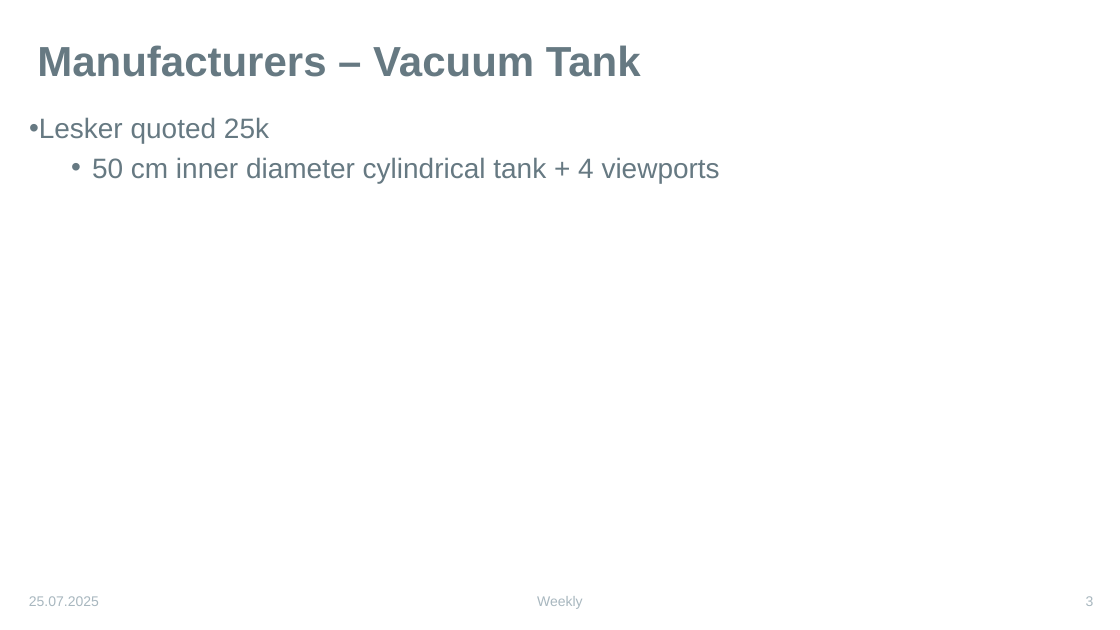
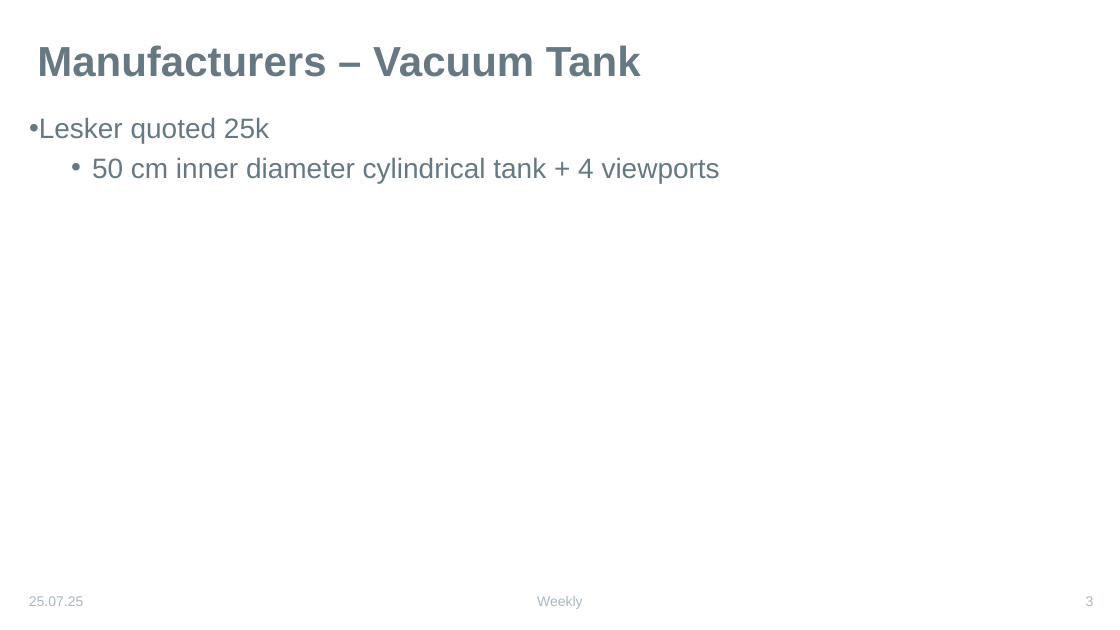
Before and after one commit to karinkruuse/Esitlused, a slide deck: slide 3 of manufacturers.pptx. Drawn at 1120x630 pixels with LibreOffice and Linux fonts; fonts in the diff are those of the drawing. Boxes give left, top, right and bottom in pixels: in the first picture for what was removed or moved away, otherwise in the second. Text is boxed around its words. In the diff, an @@ line names an element or a change of style, - is before the commit and + after.

```diff
--- a/manufacturers.pptx
+++ b/manufacturers.pptx
@@ text at [29, 596, 83, 606]: text changed @@
-25.07.2025
+25.07.25
```
Also in this commit, not shown: 2 other slides changed.
